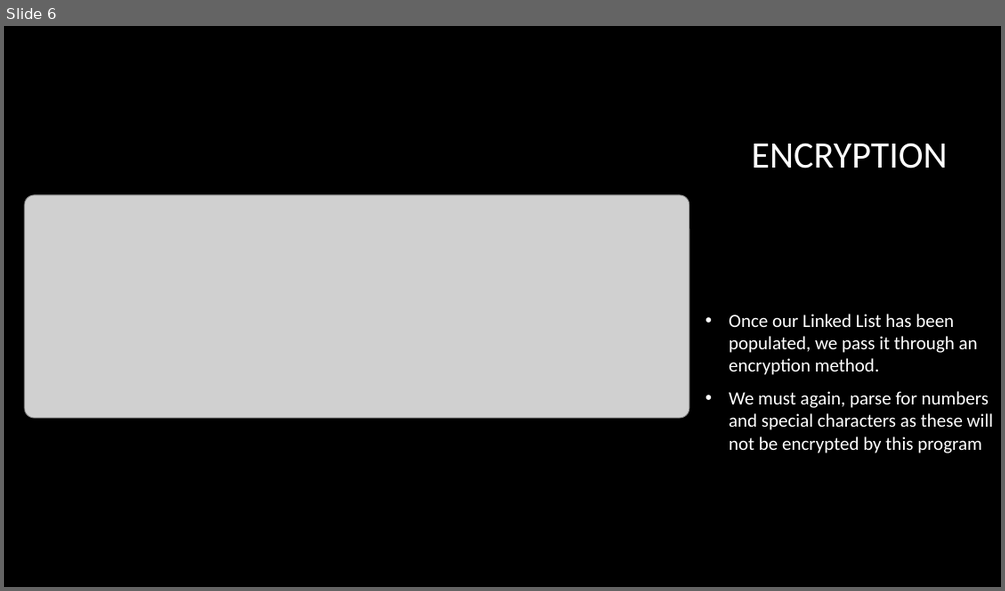
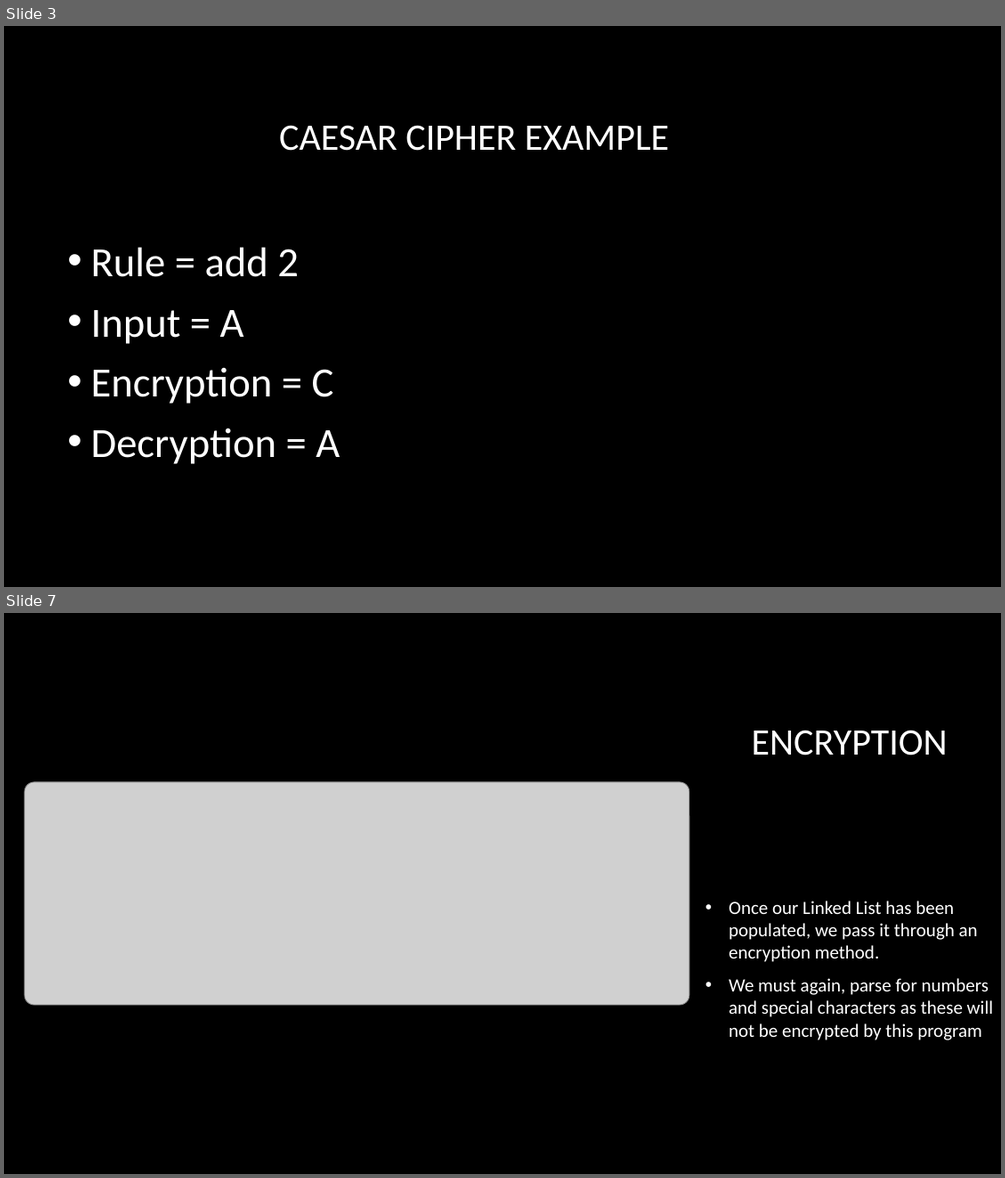
Before and after one commit to dwilliams427/CaesarCipher, a slide deck: CaesarCipher_CIS113_DW.pptx. Shown one above the other, each under a label of ours: slide 6 before the commit, slides 3 and 7 after it; the slides between them are not shown. The pictures are 1005x591 and 1005x1178 pixels, drawn with LibreOffice and Linux fonts; fonts in the diff are those of the drawing; grey boxes stand for pictures; background and template pictures are left out. Boxes give left, top, right and bottom in pixels: in the first picture for what was removed or moved away, otherwise in the second. Text is boxed around its words. In the diff, an @@ line names an element or a change of style, - is before the commit and + after.

Commit message:
FINAL caesar cipher presentation

```diff
--- a/CaesarCipher_CIS113_DW.pptx
+++ b/CaesarCipher_CIS113_DW.pptx
@@ slide 3 added at (4, 26, 1001, 587), background picture (left out) @@
@@ title added at (279, 125, 669, 151), 36 pt, text #FFFFFF @@
+CAESAR CIPHER EXAMPLE
@@ text added at (91, 247, 340, 464), 40 pt, text #FFFFFF @@
+• Rule = add 2
+• Input = A
+• Encryption = C
+• Decryption = A
@@ what was slide 6 is now slide 7 @@
```
Also in this commit, not shown: 4 slides changed.
